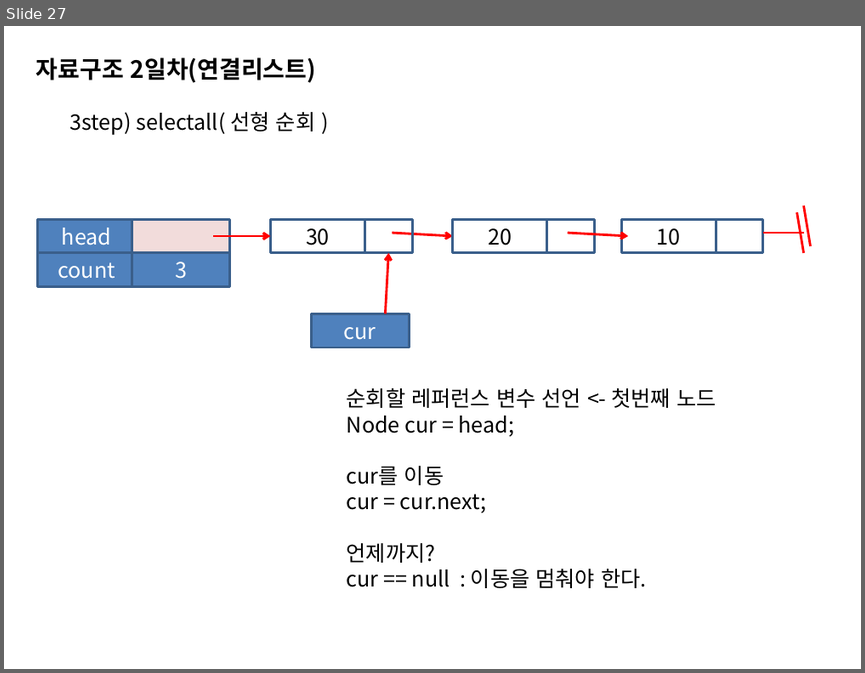
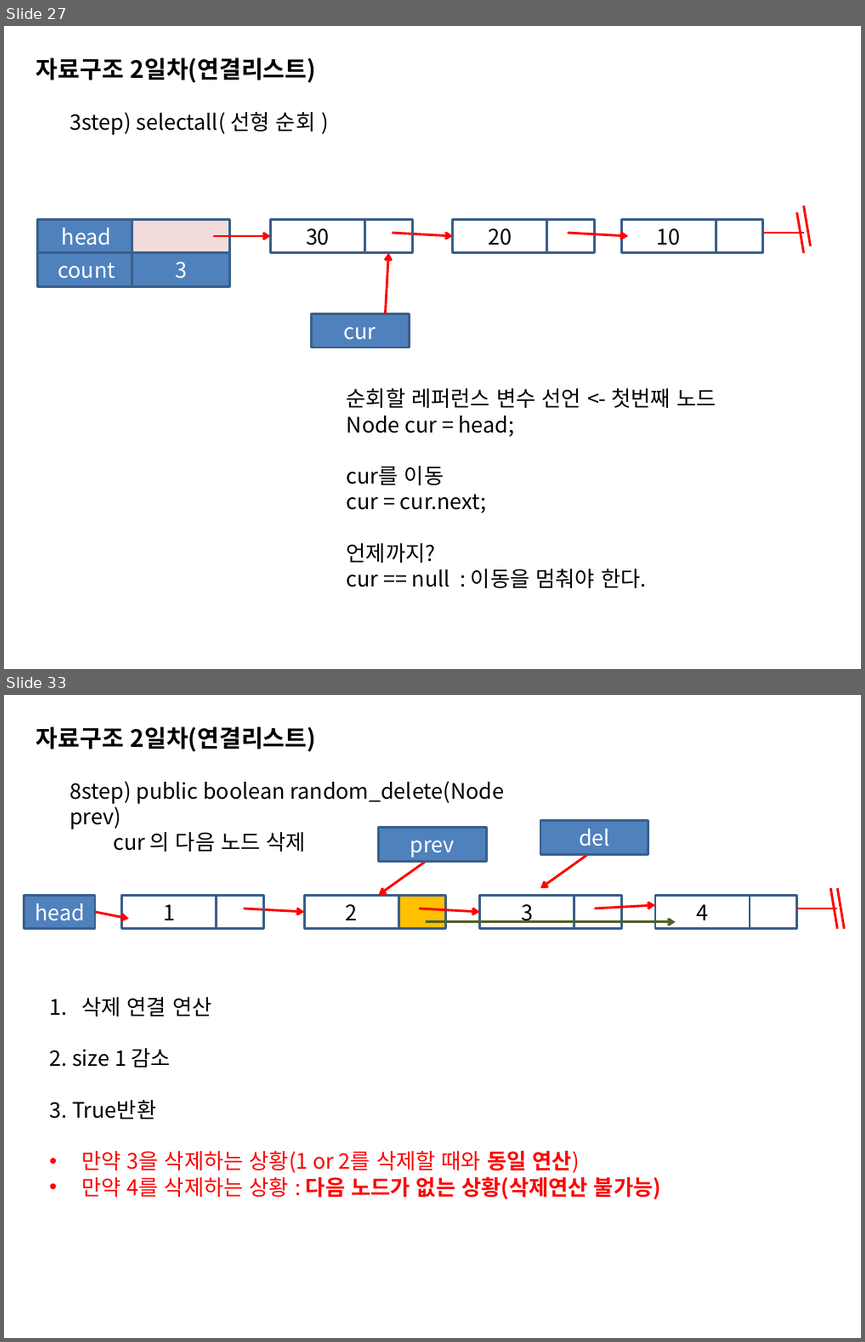
Before and after one commit to sing2song/TILDS, a slide deck: Java자료구조2.pptx. Shown one above the other, each under a label of ours: slide 27 before the commit, slides 27 and 33 after it; the slides between them are not shown. The pictures are 865x673 and 865x1342 pixels, drawn with LibreOffice and Linux fonts; fonts in the diff are those of the drawing. Boxes give left, top, right and bottom in pixels: in the first picture for what was removed or moved away, otherwise in the second. Text is boxed around its words. In the diff, an @@ line names an element or a change of style, - is before the commit and + after.

```diff
--- a/Java자료구조2.pptx
+++ b/Java자료구조2.pptx
@@ slide 33 added at (x1=4, y1=695, x2=861, y2=1338), background #FFFFFF @@
@@ text added at (x1=36, y1=726, x2=316, y2=752), 20 pt, text #000000, bold @@
+자료구조 2일차(연결리스트)
@@ text added at (x1=69, y1=781, x2=504, y2=851), 18 pt, text #000000 @@
+8step) public boolean random_delete(Node prev)
+cur 의 다음 노드 삭제
@@ rectangle added at (x1=540, y1=821, x2=648, y2=854), fill #4F81BD, outline #3A5F8C 2 pt, 18 pt, text #FFFFFF @@
+del
@@ rectangle added at (x1=378, y1=828, x2=487, y2=862), fill #4F81BD, outline #3A5F8C 2 pt, 18 pt, text #FFFFFF @@
+prev
@@ arrow added from (426, 862) to (378, 895), #FF0000 2 pt @@
@@ arrow added from (587, 854) to (540, 888), #FF0000 2 pt @@
@@ rectangle added at (x1=24, y1=895, x2=96, y2=928), fill #4F81BD, outline #3A5F8C 2 pt, 18 pt, text #FFFFFF @@
+head
@@ rectangle added at (x1=122, y1=895, x2=216, y2=928), outline #3A5F8C 2 pt, 18 pt, text #000000 @@
+1
@@ rectangle added at (x1=216, y1=895, x2=263, y2=928), outline #3A5F8C 2 pt @@
@@ rectangle added at (x1=304, y1=895, x2=398, y2=928), outline #3A5F8C 2 pt, 18 pt, text #000000 @@
+2
@@ rectangle added at (x1=399, y1=895, x2=446, y2=928), fill #FFC000, outline #3A5F8C 2 pt @@
@@ rectangle added at (x1=479, y1=895, x2=574, y2=928), outline #3A5F8C 2 pt, 18 pt, text #000000 @@
+3
@@ rectangle added at (x1=574, y1=895, x2=621, y2=928), outline #3A5F8C 2 pt @@
@@ rectangle added at (x1=655, y1=895, x2=749, y2=928), outline #3A5F8C 2 pt, 18 pt, text #000000 @@
+4
@@ rectangle added at (x1=749, y1=895, x2=796, y2=928), outline #3A5F8C 2 pt @@
@@ line added from (831, 888) to (837, 929), #FF0000 2 pt @@
@@ line added from (837, 888) to (844, 929), #FF0000 2 pt @@
@@ arrow added from (95, 912) to (129, 919), #FF0000 2 pt @@
@@ arrow added from (244, 908) to (304, 912), #FF0000 2 pt @@
@@ arrow added from (419, 908) to (479, 912), #FF0000 2 pt @@
@@ arrow added from (426, 922) to (675, 922), #4F6228 2 pt @@
@@ arrow added from (595, 908) to (655, 905), #FF0000 2 pt @@
@@ line added from (796, 908) to (837, 908), #FF0000 2 pt @@
@@ text added at (x1=49, y1=997, x2=661, y2=1199), 18 pt, text #FF0000 @@
+1. 삭제 연결 연산
+2. size 1 감소
+3. True반환
+• 만약 3을 삭제하는 상황(1 or 2를 삭제할 때와 동일 연산)
+• 만약 4를 삭제하는 상황 : 다음 노드가 없는 상황(삭제연산 불가능)
```
Also in this commit, not shown: 1 slide changed, 4 other slides added, 30 other files.
